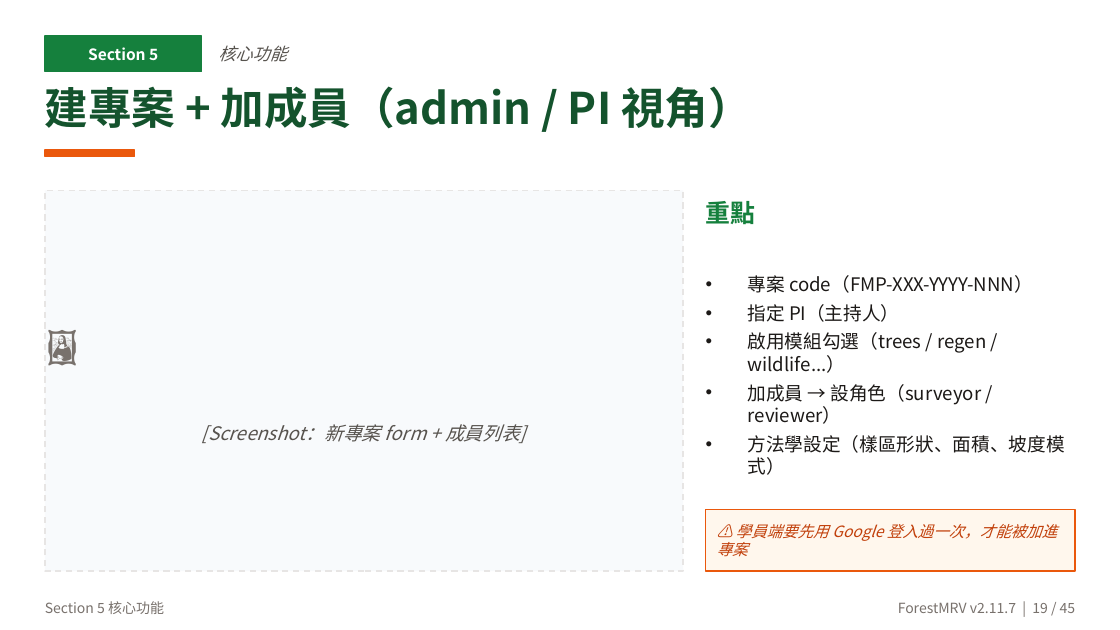
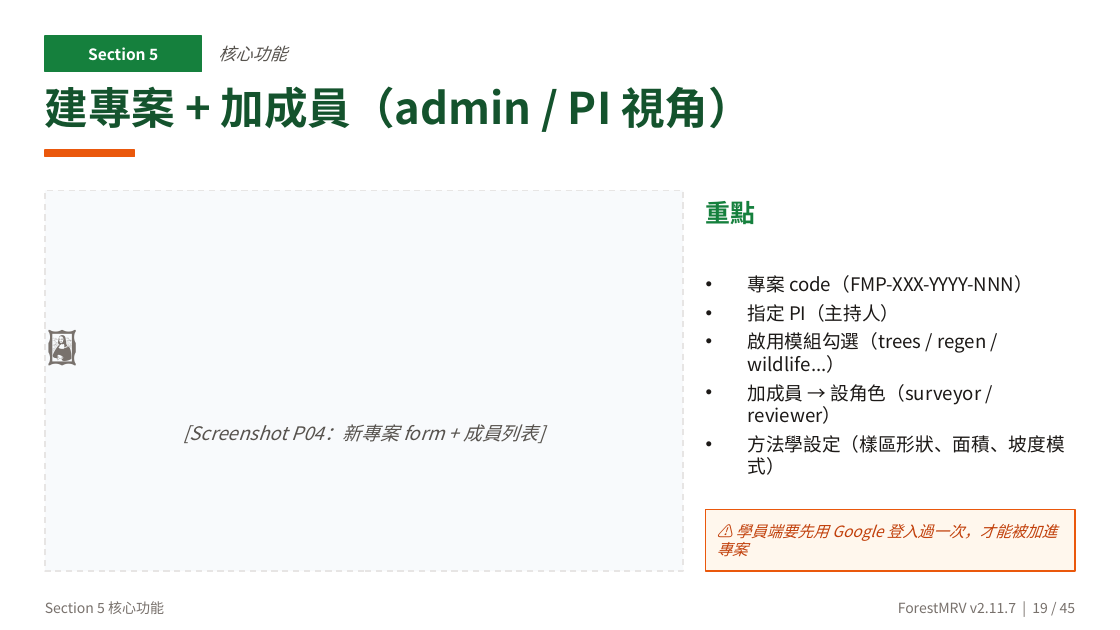
Before and after one commit to cct7366488-collab/2026-forestry-rs, a slide deck: slide 19 of reports/2026-05-mid-demo/01-簡報-ForestMRV系統介紹.pptx. Drawn at 1120x630 pixels with LibreOffice and Linux fonts; fonts in the diff are those of the drawing. Boxes give left, top, right and bottom in pixels: in the first picture for what was removed or moved away, otherwise in the second. Text is boxed around its words. In the diff, an @@ line names an element or a change of style, - is before the commit and + after.

```diff
--- a/reports/2026-05-mid-demo/01-簡報-ForestMRV系統介紹.pptx
+++ b/reports/2026-05-mid-demo/01-簡報-ForestMRV系統介紹.pptx
@@ text at <box>183,424,545,443</box>: text changed @@
-[Screenshot：新專案 form + 成員列表]
+[Screenshot P04：新專案 form + 成員列表]
```
Also in this commit, not shown: 13 other slides changed, 7 other files.
